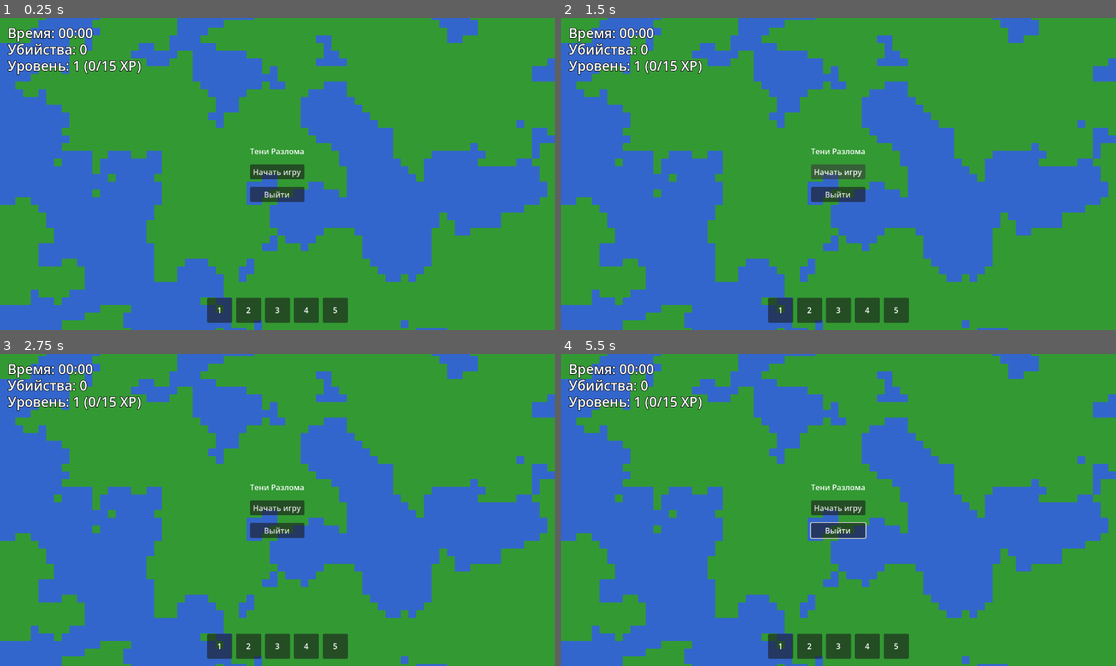
Above: before the commit, frames 1-4 (two rows, left to right).
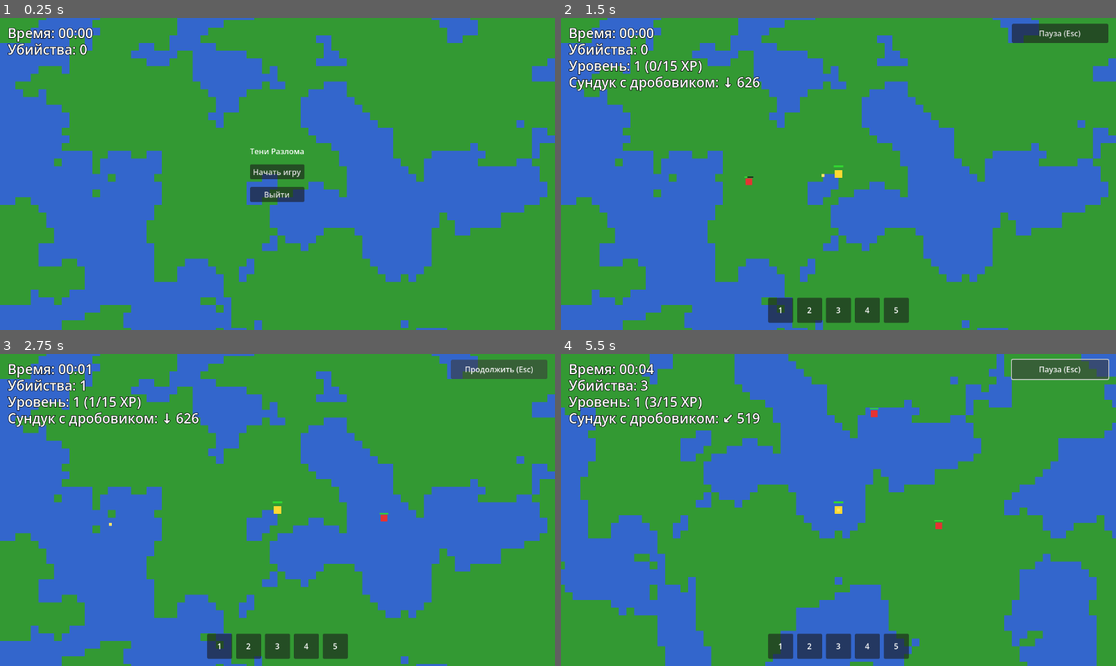
Above: after the commit, the same moments.

Repository: aegissana-sudo/vada
Game: Godot game, scene res://Main.tscn
The game is run twice, just before and just after one commit, with the same random seed, the same clock (stepped at 60 frames per second) and the same inputs.
Inputs (mouse positions are in pixels of both pictures, inside the frame that each line leads up to):
- Up to frame 1 (0.25 s): no input
- Up to frame 2 (1.5 s): click "Начать игру" at 0.5 s; click (838, 170) at 1.25 s, where only the run before the commit has a clickable "Начать игру"
- Up to frame 3 (2.75 s): click (499, 369) at 2 s, where only the run after the commit has a clickable "Пауза (Esc)"
- Up to frame 4 (5.5 s): click (1060, 369) at 2.75 s, where only the run after the commit has a clickable "Продолжить (Esc)"; hold Right (ui_right) 3.53-4.28 s; hold Down (ui_down) 4.28-5.03 s; hold Right (ui_right) from 5.03 s (still down)

The runs differ from the first frame. In frame 1, 2.4% of the frame differs, in the area x 1-63%, y 13-98%; in frame 2, 2.9%; in frame 3, 3.1%; in frame 4, 50%, in the area x 0-100%, y 0-100%.
Error before the commit: Parse Error: Cannot infer the type of "collider" variable because the value doesn't have a set type. (res://scripts/player.gd:164)

Commit message:
Fix collider type inference in lightning beam hit

Diff:
--- a/scripts/player.gd
+++ b/scripts/player.gd
@@ -161,7 +161,7 @@
 
     if not hit.is_empty():
         end_point = hit.position
-        var collider := hit.collider
+        var collider: Node = hit.collider as Node
         if collider != null and collider.is_in_group("enemies") and collider.has_method("take_damage"):
             collider.take_damage(staff_beam_damage)
 
